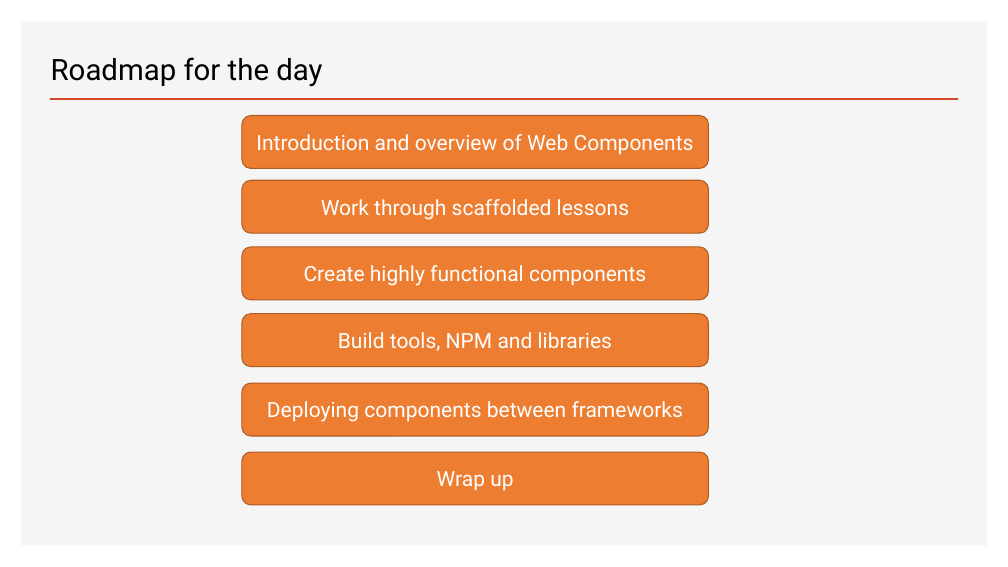
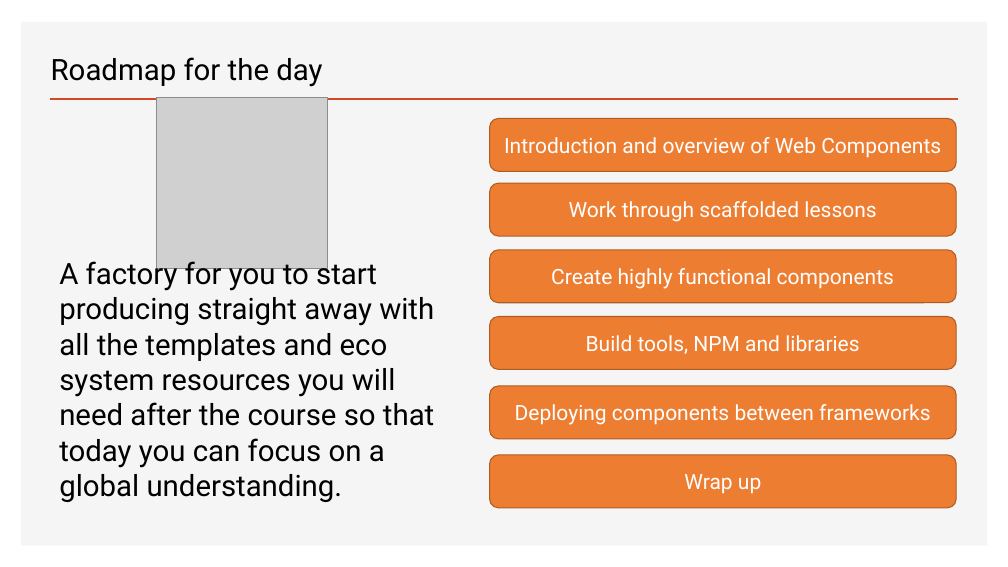
Before and after one commit to Python-Test-Engineer/web-components-v1, a slide deck: slide 6 of SLIDES/talk.pptx (slide 5 before the commit). Drawn at 1008x567 pixels with LibreOffice and Linux fonts; fonts in the diff are those of the drawing; grey boxes stand for pictures. Boxes give left, top, right and bottom in pixels: in the first picture for what was removed or moved away, otherwise in the second. Text is boxed around its words. In the diff, an @@ line names an element or a change of style, - is before the commit and + after.

Commit message:
14JUN2021

```diff
--- a/SLIDES/talk.pptx
+++ b/SLIDES/talk.pptx
@@ picture added at (157,98,327,268) @@
@@ text added at (59,257,434,502), 28 pt, text #000000 @@
+A factory for you to start producing straight away with all the templates and eco system resources you will need after the course so that today you can focus on a global understanding.
@@ 6 rounded rectangles: place and size @@
-6 rounded rectangles at (242,116,709,505)
+6 rounded rectangles at (490,119,957,508)
```
Also in this commit, not shown: 1 slide added.
